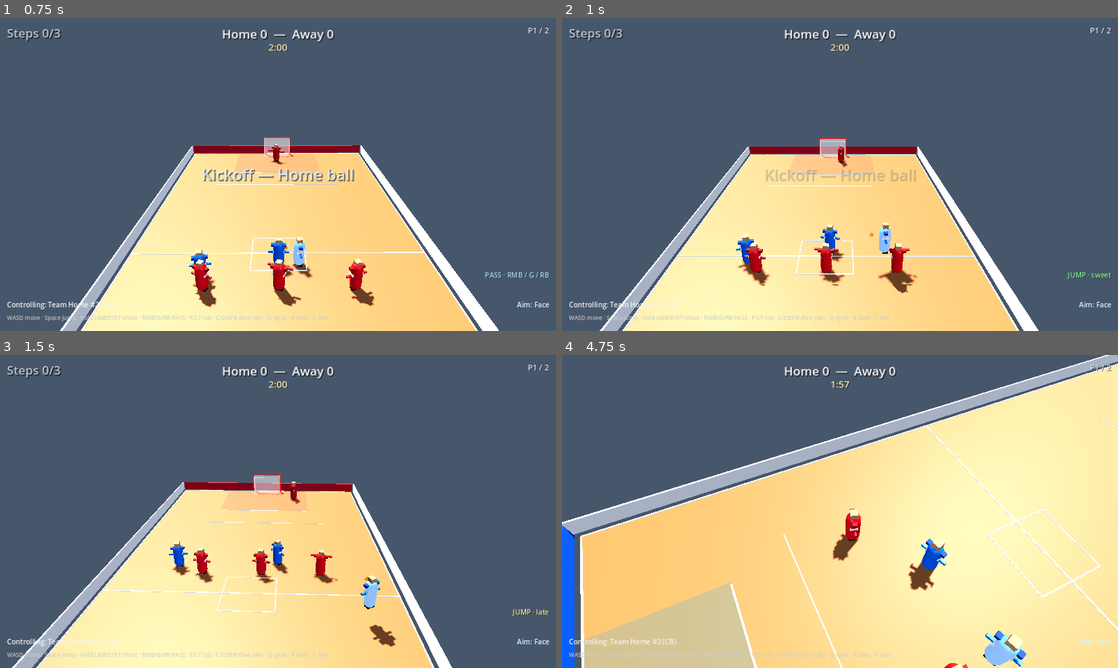
Above: before the commit, frames 1-4 (two rows, left to right).
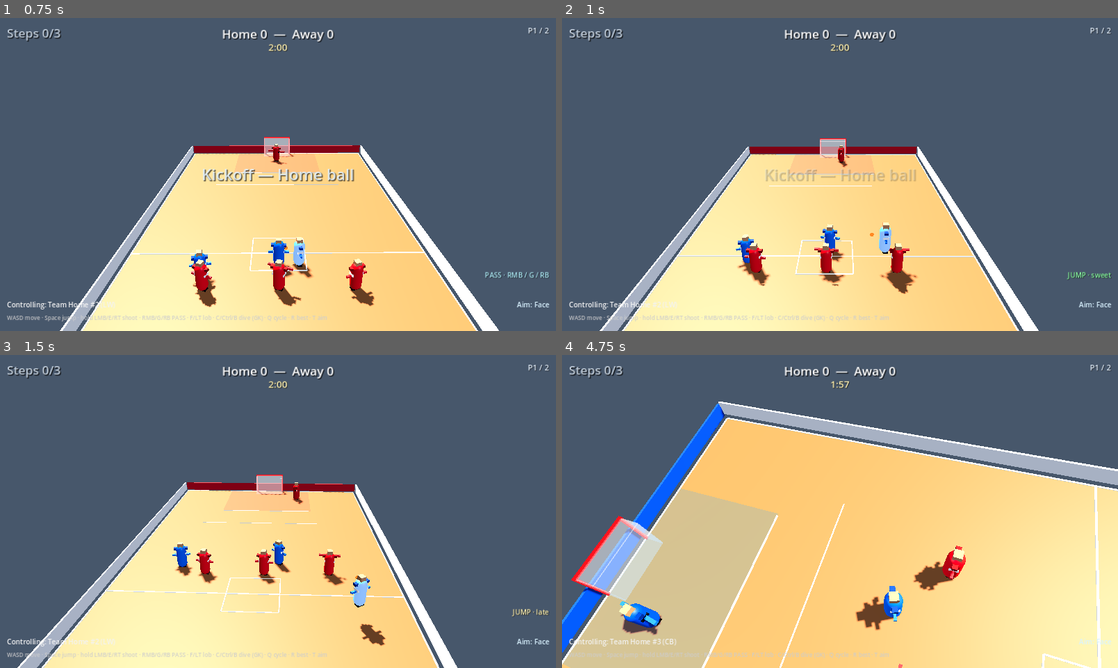
Above: after the commit, the same moments.

Repository: mariov98/my-handball
Game: Godot game, scene res://scenes/match/match.tscn
The game is run twice, just before and just after one commit, with the same random seed, the same clock (stepped at 60 frames per second) and the same inputs.
Inputs (mouse positions are in pixels of both pictures, inside the frame that each line leads up to):
- Up to frame 1 (0.75 s): move the mouse to (400, 158) at 0.52 s; hold D (move_right) from 0.53 s (still down); hold F (lob) from 0.53 s (still down)
- Up to frame 2 (1 s): keep holding D (move_right); keep holding F (lob); tap Space (jump) at 0.77 s
- Up to frame 3 (1.5 s): move the mouse to (166, 527) at 1.27 s; release D (move_right) at 1.28 s; release F (lob) at 1.28 s; hold S (move_back) from 1.28 s (still down); tap Ctrl (dive) at 1.35 s
- Up to frame 4 (4.75 s): tap Space (jump) at 1.52, 3.02, 3.77, 4.52 s; tap F (lob) at 1.55, 3.05, 3.8, 4.55 s; move the mouse to (895, 442) at 2.02 s; release S (move_back) at 2.03 s; hold D (move_right) 2.03-2.78 s; hold F (lob) 2.03-2.78 s; move the mouse to (812, 574) at 2.77 s; hold W (move_forward) 2.78-3.53 s; right-click (812, 574) at 2.85 s; move the mouse to (1006, 558) at 3.52 s; press the mouse at (1006, 558) at 3.53 s; hold A (move_left) from 3.53 s (still down); move the mouse to (673, 464) at 4.27 s; release the mouse at (673, 464) at 4.28 s; tap R (switch_best) at 4.35 s

Frame 1 is identical in both runs. In frame 2, 0.1% of the frame differs, in the area x 7-85%, y 42-100%; in frame 3, 5.2%; in frame 4, 55%, in the area x 0-100%, y 0-100%.

Commit message:
Fix player–player capsule overlap on court.
Players masked only the court layer, so CharacterBody3D never
kept capsules apart. Include the player layer in the mask, add
soft separation, and nudge stacked set-piece/kickoff placements.

Co-authored-by: mariov98 <mariov98@users.noreply.github.com>

Diff:
--- a/scenes/actors/player.tscn
+++ b/scenes/actors/player.tscn
@@ -18,7 +18,8 @@
 
 [node name="Player" type="CharacterBody3D"]
 collision_layer = 2
-collision_mask = 1
+collision_mask = 3
+safe_margin = 0.05
 floor_stop_on_slope = true
 script = ExtResource("1_player")
 
--- a/scripts/match_controller.gd
+++ b/scripts/match_controller.gd
@@ -690,6 +690,8 @@
 				if to_spot.length_squared() > 0.01:
 					face = atan2(to_spot.x, to_spot.z)
 		p.rotation.y = face
+	# Teleports skip physics — nudge any stacked capsules apart.
+	_resolve_player_overlaps(taker)
 
 
 func _clear_possession() -> void:
@@ -823,6 +825,7 @@
 		taker.global_position = Vector3(0.0, 0.0, -1.2 if kickoff_team_id == 0 else 1.2)
 		taker.rotation.y = face_yaw
 		taker.velocity = Vector3.ZERO
+		_resolve_player_overlaps(taker)
 		ball.global_position = taker.ball_attach.global_position
 		if ball.try_pickup(taker):
 			taker.has_ball = true
@@ -855,6 +858,55 @@
 		p.global_position = slot
 		p.rotation.y = 0.0 if p.team_id == 0 else PI
 		p.velocity = Vector3.ZERO
+	_resolve_player_overlaps()
+
+
+## Nudge CharacterBody capsules apart after teleport placement (set piece / kickoff).
+## Prefer keeping `anchor` (taker) near their intended spot when possible.
+func _resolve_player_overlaps(anchor: Player = null) -> void:
+	var players := _all_players()
+	# Slightly above 2 * capsule radius so shapes clear without sticky lock.
+	var min_sep := Player.BODY_RADIUS * 2.0 + 0.08
+	for _pass in range(5):
+		var moved := false
+		for i in players.size():
+			for j in range(i + 1, players.size()):
+				var a: Player = players[i]
+				var b: Player = players[j]
+				if a == null or b == null:
+					continue
+				var delta := Vector3(
+					b.global_position.x - a.global_position.x,
+					0.0,
+					b.global_position.z - a.global_position.z
+				)
+				var dist := delta.length()
+				if dist >= min_sep:
+					continue
+				var dir := delta
+				if dist < 0.001:
+					dir = Vector3(1.0, 0.0, 0.0)
+					dist = 0.001
+				else:
+					dir /= dist
+				var push := (min_sep - dist) * 0.5
+				var shift := dir * push
+				if a == anchor:
+					b.global_position += shift * 2.0
+				elif b == anchor:
+					a.global_position -= shift * 2.0
+				else:
+					a.global_position -= shift
+					b.global_position += shift
+				a.global_position.y = 0.0
+				b.global_position.y = 0.0
+				a.global_position = Court.clamp_to_court_xz(a.global_position, 0.9)
+				b.global_position = Court.clamp_to_court_xz(b.global_position, 0.9)
+				a.velocity = Vector3.ZERO
+				b.velocity = Vector3.ZERO
+				moved = true
+		if not moved:
+			break
 
 
 func _reset_players_and_ball() -> void:
--- a/scripts/player.gd
+++ b/scripts/player.gd
@@ -16,6 +16,13 @@
 const BOB_AMOUNT := 0.04
 const BOB_SPEED := 13.0
 const PICKUP_COOLDOWN := 0.22
+## Matches CapsuleShape3D radius in player.tscn — used for soft depenetration.
+const BODY_RADIUS := 0.35
+## Soft push when capsules nest (teleport residue / AI stack). Not a hard lock.
+const SEPARATION_PUSH := 16.0
+## Physics layers: 1=court, 2=player (see project.godot layer_names).
+const COLLISION_LAYER_PLAYER := 2
+const COLLISION_MASK_COURT_AND_PLAYERS := 1 | 2
 
 # AI tuning — pressure on defense, beatable on the break.
 const AI_CHASE_SPEED_SCALE := 0.88
@@ -87,6 +94,10 @@
 func _ready() -> void:
 	start_position = global_position
 	start_yaw = rotation.y
+	# Solid body vs court + other players (mask used to be court-only → free overlap).
+	collision_layer = COLLISION_LAYER_PLAYER
+	collision_mask = COLLISION_MASK_COURT_AND_PLAYERS
+	add_to_group("players")
 	_ensure_craft_nodes()
 	_ensure_kit_nodes()
 	_apply_team_material()
@@ -160,6 +171,8 @@
 	if controlled and not match_frozen and not diving and Input.is_action_just_pressed("jump") and is_on_floor():
 		velocity.y = JUMP_VELOCITY
 
+	# Soft velocity push clears nested capsules without freezing wish/slide motion.
+	_apply_soft_player_separation()
 	move_and_slide()
 
 	var planar := Vector3(velocity.x, 0.0, velocity.z)
@@ -244,6 +257,33 @@
 	_set_dive_pose(false)
 	if _mesh:
 		_mesh.position.y = _mesh_base_y
+
+
+## Light XZ velocity bias when another player capsule overlaps this one.
+func _apply_soft_player_separation() -> void:
+	var min_sep := BODY_RADIUS * 2.0
+	for node in get_tree().get_nodes_in_group("players"):
+		if node == self or not (node is Player):
+			continue
+		var other := node as Player
+		var offset := Vector3(
+			global_position.x - other.global_position.x,
+			0.0,
+			global_position.z - other.global_position.z
+		)
+		var dist := offset.length()
+		if dist >= min_sep:
+			continue
+		var dir := offset
+		if dist < 0.001:
+			# Identical spots — pick a stable horizontal axis from instance ids.
+			dir = Vector3(1.0 if get_instance_id() > other.get_instance_id() else -1.0, 0.0, 0.0)
+			dist = 0.001
+		else:
+			dir /= dist
+		var penetration := min_sep - dist
+		velocity.x += dir.x * penetration * SEPARATION_PUSH
+		velocity.z += dir.z * penetration * SEPARATION_PUSH
 
 
 func face_direction() -> Vector3:
--- a/scripts/smoke_test.gd
+++ b/scripts/smoke_test.gd
@@ -913,6 +913,38 @@
 		get_tree().quit(1)
 		return
 
+	# Player–player solid collision (layer 2 / mask court+player).
+	var sample_body: Player = lw
+	print(
+		"Smoke player collision_layer=", sample_body.collision_layer,
+		" mask=", sample_body.collision_mask
+	)
+	if sample_body.collision_layer != Player.COLLISION_LAYER_PLAYER:
+		push_error("Smoke: player should live on physics layer 2")
+		get_tree().quit(1)
+		return
+	if (sample_body.collision_mask & Player.COLLISION_LAYER_PLAYER) == 0:
+		push_error("Smoke: player mask must include other players (was court-only overlap bug)")
+		get_tree().quit(1)
+		return
+
+	# Forced stack → placement resolver must nudge capsules apart.
+	lw.global_position = Vector3(0.0, 0.0, 0.0)
+	rw.global_position = Vector3(0.05, 0.0, 0.02)
+	cb.global_position = Vector3(-0.02, 0.0, -0.04)
+	match_node._resolve_player_overlaps(lw)
+	var stack_min := INF
+	var stacked: Array[Player] = [lw, rw, cb]
+	for i in stacked.size():
+		for j in range(i + 1, stacked.size()):
+			var sep := stacked[i].global_position.distance_to(stacked[j].global_position)
+			stack_min = minf(stack_min, sep)
+	print("Smoke overlap resolve min_sep=", stack_min)
+	if stack_min < Player.BODY_RADIUS * 2.0:
+		push_error("Smoke: stacked players should be nudged apart after resolve")
+		get_tree().quit(1)
+		return
+
 	# Set piece: free-throw wall places defenders ~3m+ from taker, award team around spot
 	var foul_spot := Vector3(1.5, 0.0, 12.0)
 	var away_taker := match_node._nearest_outfield(1, foul_spot)
@@ -930,9 +962,18 @@
 		min_wall_d = minf(min_wall_d, d)
 		if d >= Formations.WALL_GAP_M * 0.85:
 			wall_ok = true
+	var set_piece_min := INF
+	var roster_all: Array[Player] = []
+	roster_all.append_array(match_node._home_players)
+	roster_all.append_array(match_node._away_players)
+	for i in roster_all.size():
+		for j in range(i + 1, roster_all.size()):
+			var d2 := roster_all[i].global_position.distance_to(roster_all[j].global_position)
+			set_piece_min = minf(set_piece_min, d2)
 	print(
 		"Smoke set piece: taker=", away_taker.global_position,
-		" min_wall_d=", min_wall_d, " wall_ok=", wall_ok
+		" min_wall_d=", min_wall_d, " wall_ok=", wall_ok,
+		" roster_min_sep=", set_piece_min
 	)
 	if away_taker.global_position.distance_to(foul_spot) > 1.25:
 		push_error("Smoke: free-throw taker not placed at foul spot")
@@ -940,6 +981,10 @@
 		return
 	if not wall_ok or min_wall_d < 2.0:
 		push_error("Smoke: 9m wall should keep defenders off the taker")
+		get_tree().quit(1)
+		return
+	if set_piece_min < Player.BODY_RADIUS * 2.0:
+		push_error("Smoke: set-piece placement stacked two players")
 		get_tree().quit(1)
 		return
 
